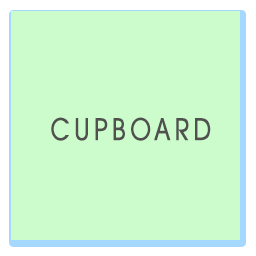
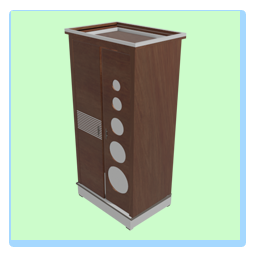
Two versions of the same layered image (w=256, h=256). Layer-by-layer changes:
hid "CUPBOARD" over [51, 117, 211, 141]
added layer "Layer 4" above "Rectangle 1" over [64, 21, 187, 231]
